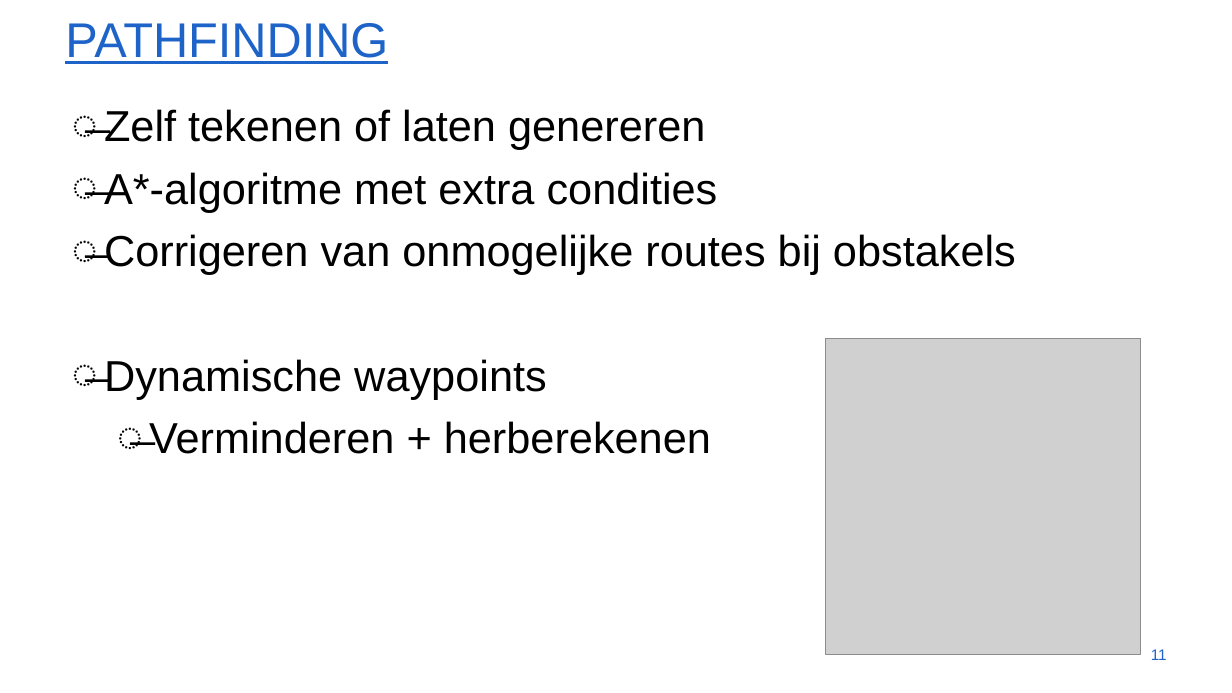
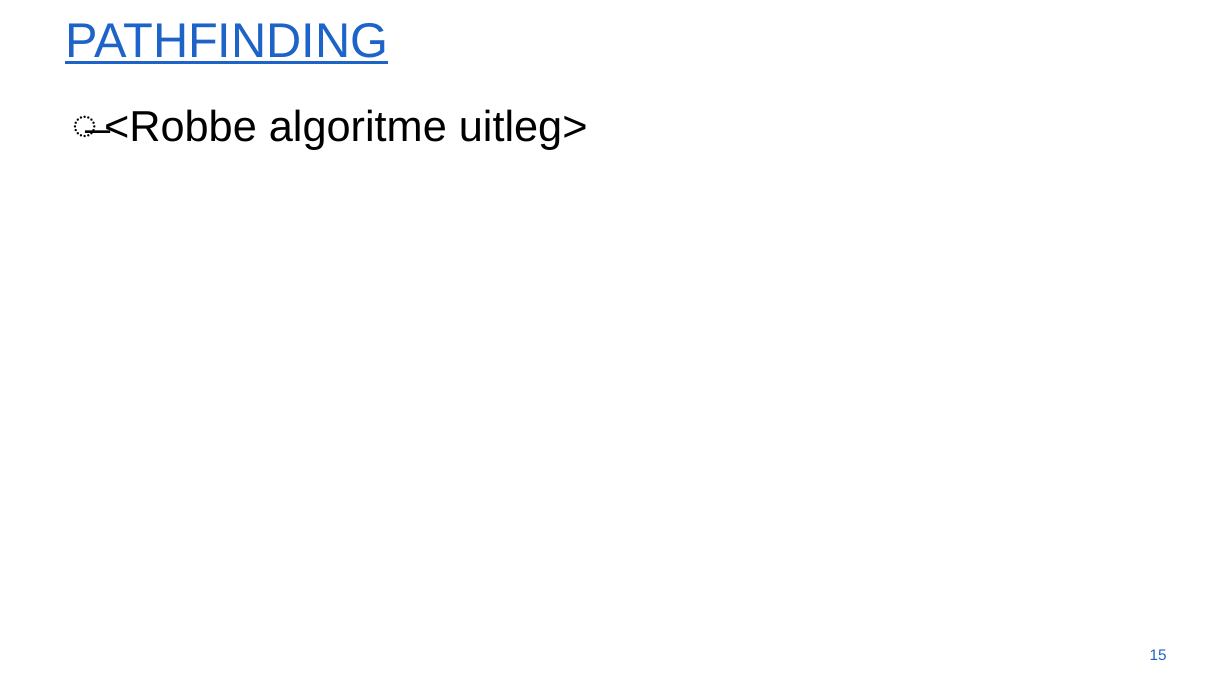
Before and after one commit to WouterStemgee/inventory-management-system-autonomous-drones, a slide deck: slide 15 of presentaties/EindPresentatie.pptx (slide 11 before the commit). Drawn at 1232x693 pixels with LibreOffice and Linux fonts; fonts in the diff are those of the drawing; grey boxes stand for pictures; background and template pictures are left out. Boxes give left, top, right and bottom in pixels: in the first picture for what was removed or moved away, otherwise in the second. Text is boxed around its words. In the diff, an @@ line names an element or a change of style, - is before the commit and + after.

```diff
--- a/presentaties/EindPresentatie.pptx
+++ b/presentaties/EindPresentatie.pptx
@@ text at <box>104,109,588,150</box>: text changed @@
-̶ Zelf tekenen of laten genereren
-̶ A*-algoritme met extra condities
-̶ Corrigeren van onmogelijke routes bij obstakels
-̶ Dynamische waypoints
-  ̶ Verminderen + herberekenen
+̶ <Robbe algoritme uitleg>
@@ picture removed at <box>825,339,1141,654</box> @@
@@ page number at <box>1150,649,1167,660</box>: text changed @@
-11
+15
```
Also in this commit, not shown: 5 other slides changed, 12 slides added, 6 slides removed.
